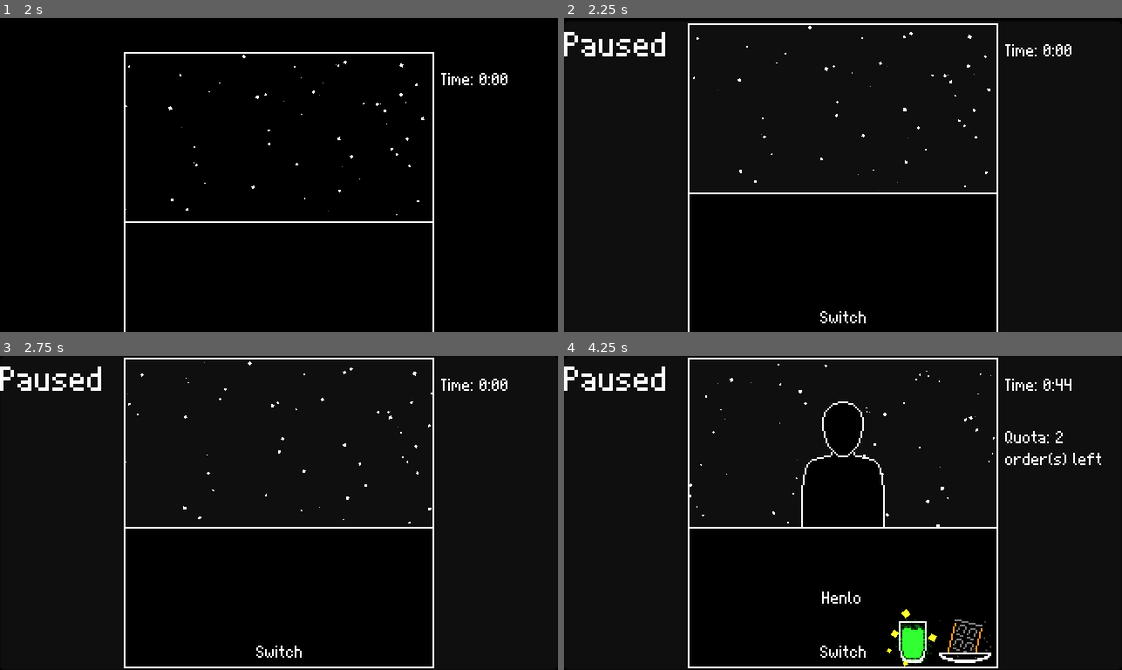
Above: before the commit, frames 1-4 (two rows, left to right).
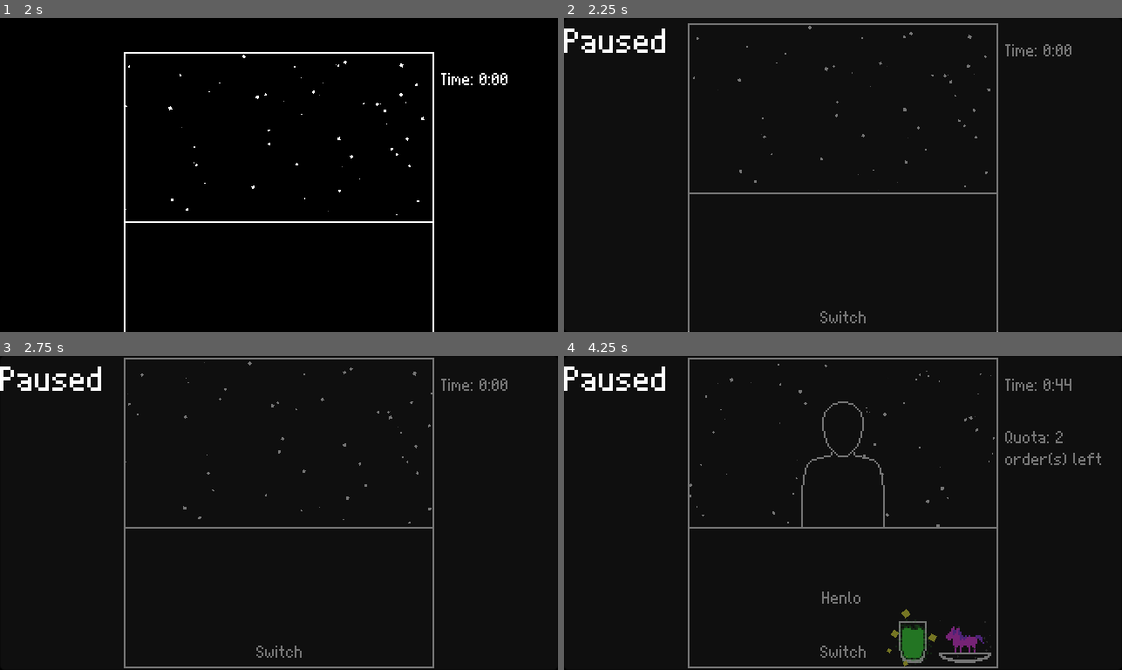
Above: after the commit, the same moments.

Repository: Banalian/BitBiscuit-GMTK2024
Game: Godot game, scene res://Scenes/main_menu.tscn
The game is run twice, just before and just after one commit, with the same random seed, the same clock (stepped at 60 frames per second) and the same inputs.
Inputs (mouse positions are in pixels of both pictures, inside the frame that each line leads up to):
- Up to frame 1 (2 s): click "Play" at 0.5 s; click "Play" at 1.25 s
- Up to frame 2 (2.25 s): tap Enter at 2 s; move the mouse to (965, 159) at 2.02 s; tap P at 2.1 s; click (965, 159) at 2.17 s
- Up to frame 3 (2.75 s): tap Space at 2.27 s
- Up to frame 4 (4.25 s): move the mouse to (731, 528) at 2.77 s; tap P at 2.85, 3.6 s; click (731, 528) at 2.92 s; tap Space at 3.02 s; move the mouse to (898, 443) at 3.52 s; click (898, 443) at 3.67 s

Frame 1 is identical in both runs. In frame 2, 2.2% of the frame differs, in the area x 0-91%, y 1-100%; in frame 3, 1.9%; in frame 4, 3.8%, in the area x 22-97%, y 0-100%.

Commit message:
fix(*): fix buttons, pause and end screen and some data

Diff:
--- a/Resources/Bases/diethyl_ether.tres
+++ b/Resources/Bases/diethyl_ether.tres
@@ -6,7 +6,7 @@
 
 [resource]
 script = ExtResource("2_7yjg3")
-used_in = 1
+used_in = 2
 ingredient_type = 1
 ingredient_name = "Diethyl Ether"
 ingredient_texture = ExtResource("1_fss71")
--- a/Scenes/main.tscn
+++ b/Scenes/main.tscn
@@ -82,10 +82,12 @@
 position_smoothing_enabled = true
 position_smoothing_speed = 12.0
 
-[node name="PauseHandler" parent="CameraBase" node_paths=PackedStringArray("_timers") instance=ExtResource("19_c7j6o")]
-_timers = [NodePath("../../GameManager/GameTimer/Timer"), NodePath("../../GameManager/StartGameTimer"), NodePath("../../GameManager/EndRoundTimer"), NodePath("../../GameManager/EndOrderTimer")]
-
-[node name="FailedStateHandler" parent="CameraBase" instance=ExtResource("3_1v80o")]
+[node name="CanvasLayer" type="CanvasLayer" parent="CameraBase"]
+
+[node name="PauseHandler" parent="CameraBase/CanvasLayer" node_paths=PackedStringArray("_timers") instance=ExtResource("19_c7j6o")]
+_timers = [NodePath("../../../GameManager/GameTimer/Timer"), NodePath("../../../GameManager/StartGameTimer"), NodePath("../../../GameManager/EndRoundTimer"), NodePath("../../../GameManager/EndOrderTimer")]
+
+[node name="FailedStateHandler" parent="CameraBase/CanvasLayer" instance=ExtResource("3_1v80o")]
 
 [node name="ViewTop" type="Panel" parent="."]
 clip_contents = true
@@ -495,6 +497,6 @@
 
 [connection signal="pressed" from="ViewTop/MarginContainer/ViewButton" to="." method="_on_view_button_pressed"]
 [connection signal="pressed" from="ViewBottom/MarginContainer/ViewButton" to="." method="_on_view_button_pressed"]
-[connection signal="failed_state" from="GameManager" to="CameraBase/FailedStateHandler" method="_on_game_manager_failed_state"]
+[connection signal="failed_state" from="GameManager" to="CameraBase/CanvasLayer/FailedStateHandler" method="_on_game_manager_failed_state"]
 
 [editable path="GameManager"]
Not shown, changed: export_presets.cfg
